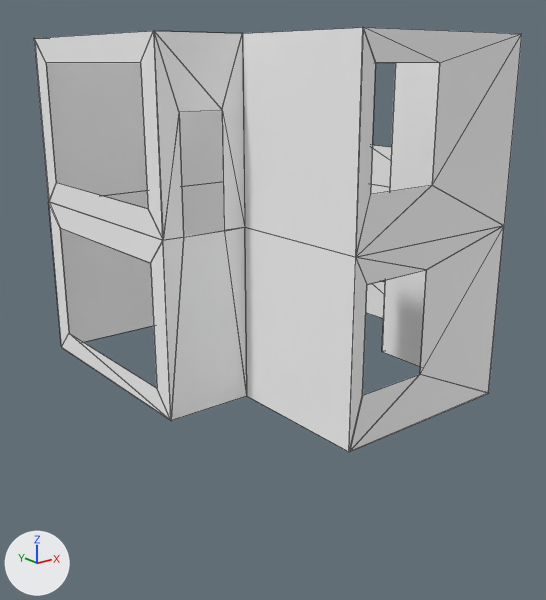
The FBX model Assets/Models/Wall4.fbx, before and after one commit.
Before and after are seen from a camera (50 mm lens) standing at (-10.46, -12.45, 6.5) and looking at (0.12, 0.78, 1.21). Every picture has the same lights, and +X, +Y and +Z are marked at lower left. Mesh edges are drawn as thin lines. Where no turn or scale is listed for an object, it has been applied to the vertices. Vertices at the same position are counted once.
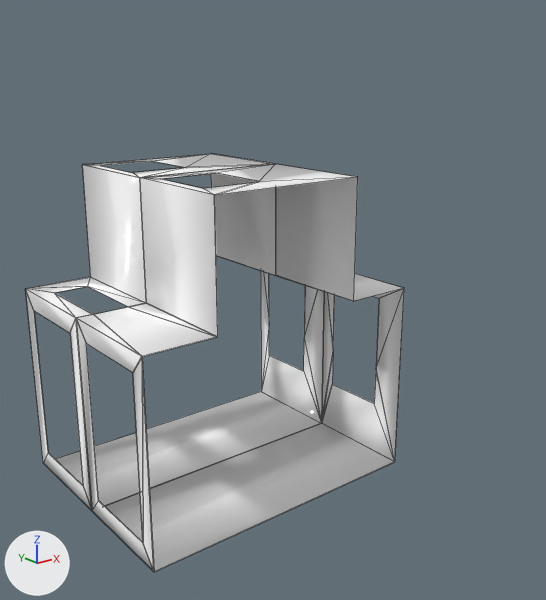
ob_默认值 is not drawn itself; it is the parent of ob_object_1.

Where the newer file only moved an object's origin or applied its transform, the numbers keep the older frame.

Edits to the scene script, one JSON object a line:
```json
{"block": "me_object_3", "where": "me_object_3.from_pydata(...)  # 84 vertices, 124 faces; spans x -3.8..3.8, y -4.0..4.0, z 0.0..3.51"}
{"block": "me_object_3", "where": "# used by ob_object_3; location = (0.0, 0.0, 0.0)"}
{"block": "me_object_3", "change": "me_object_3 part 1: the whole mesh is multiplied about the mesh origin by the matrix ((1.0, 0.0, 0.0), (0.0, 0.0, 0.857), (0.0, -1.0, 0.0))"}
{"block": "me_object_1", "where": "me_object_1.from_pydata(...)  # 84 vertices, 123 faces; spans x -3800.0..3800.0, y 3510.0..7000.0, z -3996.0..4004.0"}
{"block": "me_object_1", "where": "# used by ob_object_1; parent = ob_默认值; location = (0.0, 0.0, 0.0)"}
{"block": "me_object_1", "change": "me_object_1 part 2: all 14 vertices in x -3800.0..3800.0, y 6500.0, z -3488.0..4004.0 are moved by (0.0, -929.0, 0.0)"}
{"block": "me_object_1", "change": "me_object_1 part 3: all 10 vertices in x -1712.0..3800.0, y 4500.0, z -2556.0..4004.0 are moved by (0.0, -643.0, 0.0)"}
{"block": "me_object_1", "change": "me_object_1 part 4: all 4 vertices in x -3800.0..-3790.0, y 4000.0, z -3488.0..519.0 are moved by (0.0, -571.0, 0.0)"}
{"block": "me_object_1", "change": "me_object_1 part 5: all 20 vertices in x -3800.0..3800.0, y 3510.0, z -3996.0..4004.0 are moved by (0.0, -501.0, 0.0)"}
{"block": "me_object_1", "change": "me_object_1 part 6: all 4 vertices in x -3371.0..-2471.0, y 5700.0, z 994.0..1004.0 are moved by (0.0, -500.0, 0.0)"}
{"op": "set", "path": "ob_默认值.rotation_euler", "old": "(1.571, 0.0, 0.0)", "new": "(0.0, 0.0, 0.0)", "note": "degrees (90, 0, 0) -> degrees (0, 0, 0)"}
```

Location of each change, (x1, y1, x2, y2) in pixels of the pictures (546 x 600 px; the box of a moved part takes in the faces that stretch with it):
```json
{"object": "Object_1", "change": "reshaped, turned", "before": [34, 28, 522, 257], "after": [26, 154, 324, 511]}
{"object": "Object_3", "change": "reshaped", "before": [49, 182, 504, 452], "after": [76, 164, 404, 572], "on screen": "28% narrower, 51% taller"}
{"part": 2, "of": "me_object_1", "change": "moved or reshaped", "before": [34, 28, 520, 63], "after": [26, 154, 269, 462]}
{"part": 3, "of": "me_object_1", "change": "moved or reshaped", "before": [356, 28, 522, 257], "after": [86, 154, 324, 423]}
{"part": 4, "of": "me_object_1", "change": "moved or reshaped", "before": [34, 31, 163, 240], "after": [26, 289, 92, 511]}
{"part": 5, "of": "me_object_1", "change": "moved or reshaped", "before": [46, 28, 522, 257], "after": [56, 156, 320, 506]}
{"part": 6, "of": "me_object_1", "change": "moved or reshaped", "before": [154, 31, 245, 240], "after": [26, 277, 145, 318]}
```
